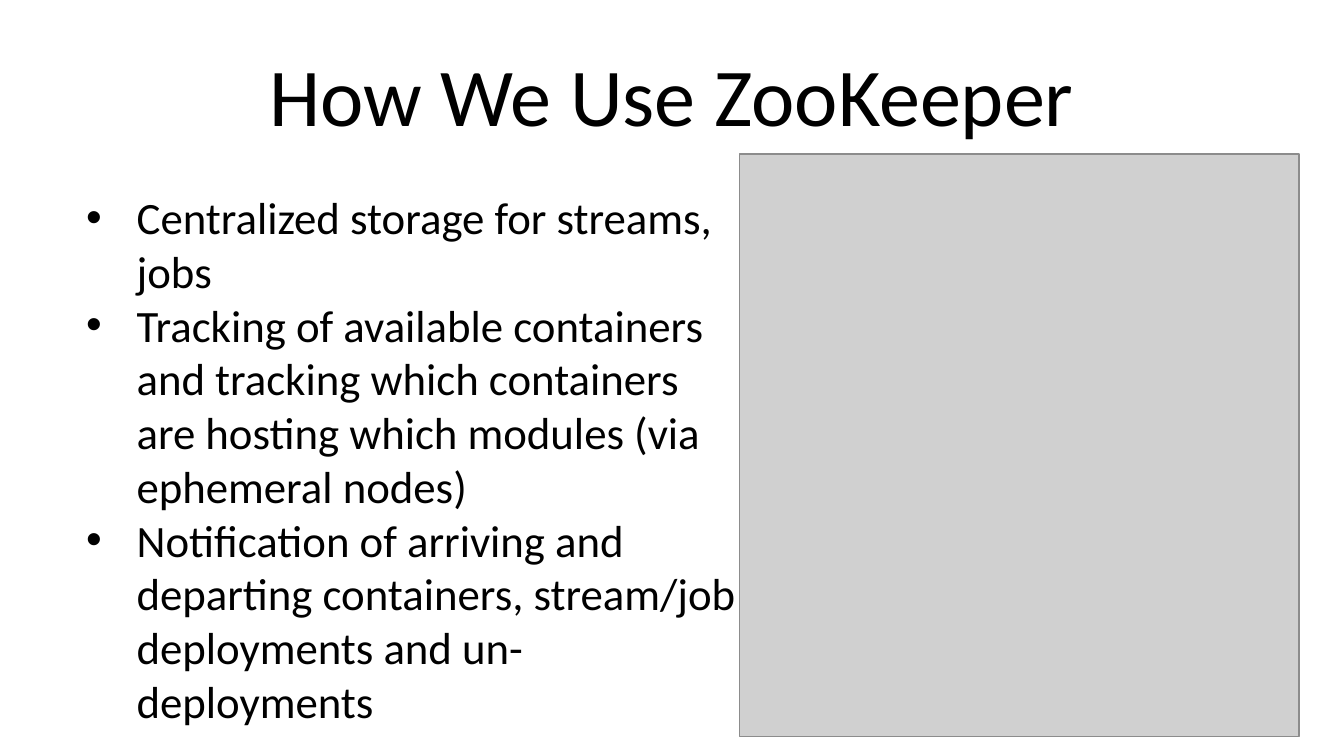
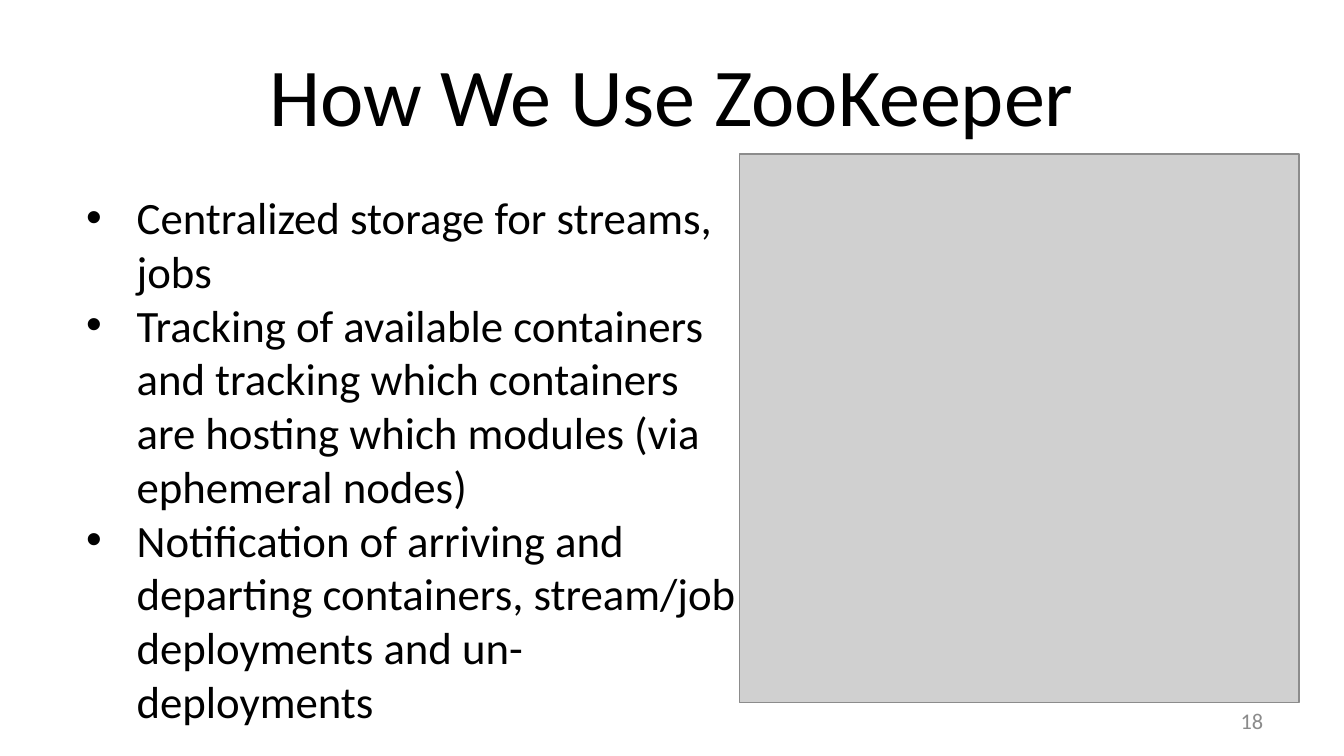
Before and after one commit to SpringOne2GX-2014/Spring-XD-Internals, a slide deck: slide 18 of Spring-XD-Internals-A-Guided-Tour.pptx. Drawn at 1344x756 pixels with LibreOffice and Linux fonts; fonts in the diff are those of the drawing; grey boxes stand for pictures; background and template pictures are left out. Boxes give left, top, right and bottom in pixels: in the first picture for what was removed or moved away, otherwise in the second. Text is boxed around its words. In the diff, an @@ line names an element or a change of style, - is before the commit and + after.

```diff
--- a/Spring-XD-Internals-A-Guided-Tour.pptx
+++ b/Spring-XD-Internals-A-Guided-Tour.pptx
@@ picture: place and size @@
-picture at <box>739,155,1300,737</box>
+picture at <box>739,155,1300,703</box>
@@ page number added at <box>1241,714,1264,729</box>, 12 pt, text #8C8C8C @@
+18
```
Also in this commit, not shown: 22 other slides changed.
